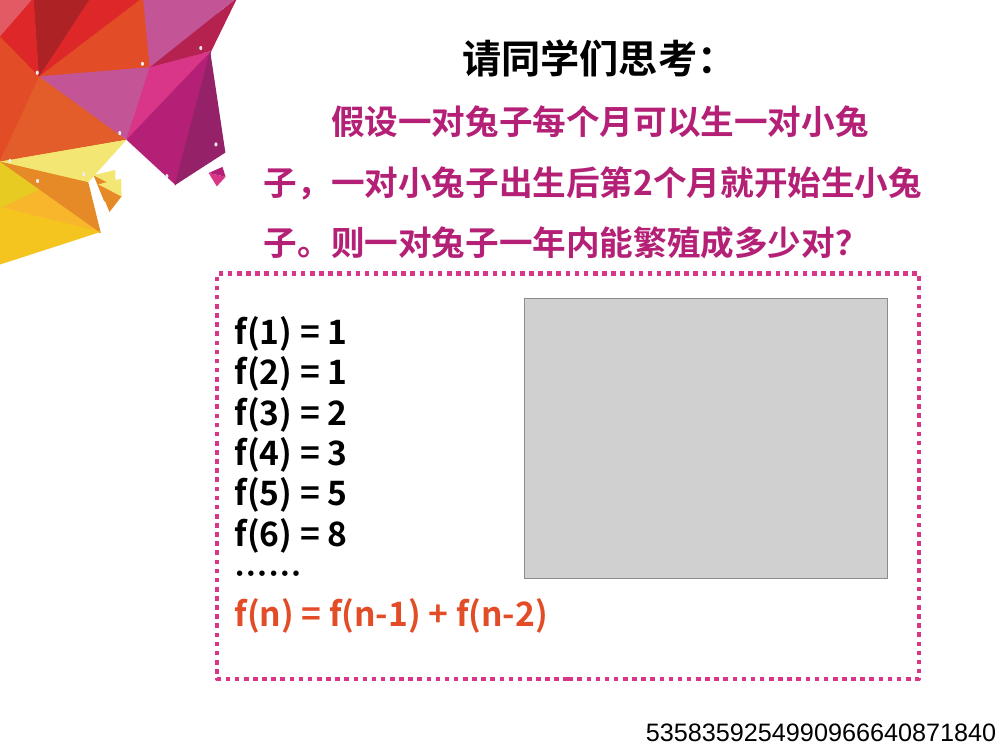
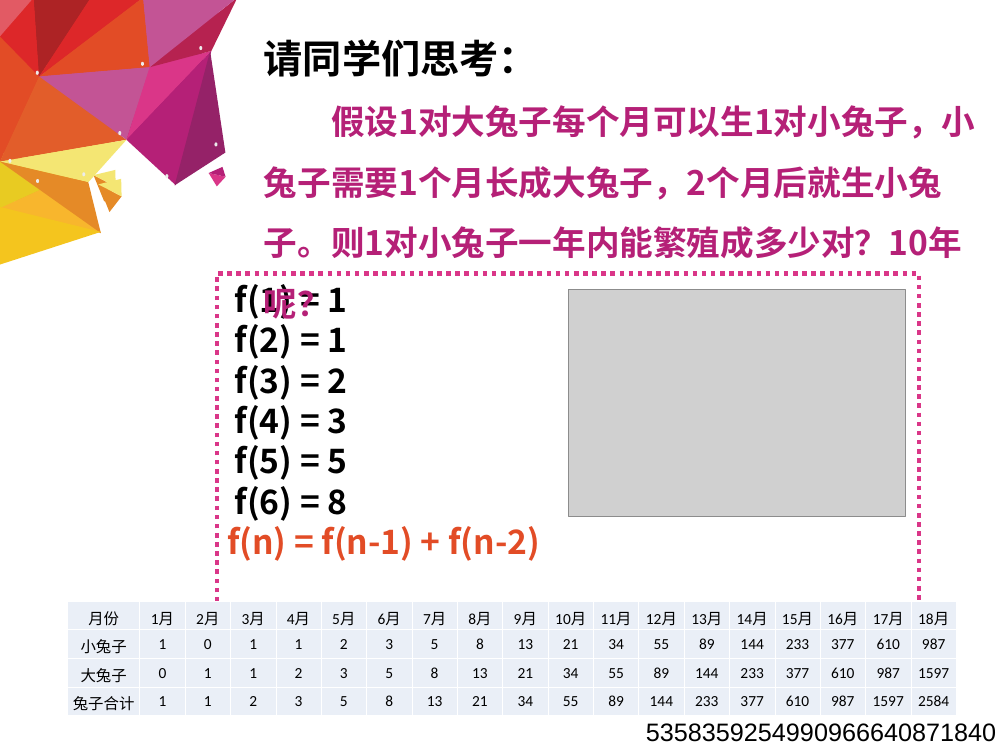
Before and after one commit to hongm32/2020design, a slide deck: slide 2 of 【第07-08课】2.4可以复用的代码/【第07课】2.4可以复用的代码.ppt. Drawn at 1008x756 pixels with LibreOffice and Linux fonts; fonts in the diff are those of the drawing; grey boxes stand for pictures. Boxes give left, top, right and bottom in pixels: in the first picture for what was removed or moved away, otherwise in the second. Text is boxed around its words. In the diff, an @@ line names an element or a change of style, - is before the commit and + after.

```diff
--- a/【第07-08课】2.4可以复用的代码/【第07课】2.4可以复用的代码.ppt
+++ b/【第07-08课】2.4可以复用的代码/【第07课】2.4可以复用的代码.ppt
@@ text at (264, 39, 538, 77): alignment centre to left @@
@@ text at (264, 105, 976, 258): text changed @@
-假设一对兔子每个月可以生一对小兔子，一对小兔子出生后第2个月就开始生小兔子。则一对兔子一年内能繁殖成多少对？
+假设1对大兔子每个月可以生1对小兔子，小兔子需要1个月长成大兔子，2个月后就生小兔子。则1对小兔子一年内能繁殖成多少对？10年呢？
@@ text in rectangle at (217, 274, 918, 607): paragraph removed @@
-……
@@ rectangle "f(1) = 1": place and size @@
-rectangle "f(1) = 1" at (217, 274, 918, 679)
+rectangle "f(1) = 1" at (217, 274, 918, 607)
@@ picture: place and size @@
-picture at (524, 298, 888, 579)
+picture at (569, 289, 905, 516)
@@ table added at (68, 601, 956, 715), 4 rows, 19 columns @@
+月份 | 1月 | 2月 | 3月 | 4月 | 5月 | 6月 | 7月 | 8月 | 9月 | 10月 | 11月 | 12月 | 13月 | 14月 | 15月 | 16月 | 17月 | 18月
+小兔子 | 1 | 0 | 1 | 1 | 2 | 3 | 5 | 8 | 13 | 21 | 34 | 55 | 89 | 144 | 233 | 377 | 610 | 987
+大兔子 | 0 | 1 | 1 | 2 | 3 | 5 | 8 | 13 | 21 | 34 | 55 | 89 | 144 | 233 | 377 | 610 | 987 | 1597
+兔子合计 | 1 | 1 | 2 | 3 | 5 | 8 | 13 | 21 | 34 | 55 | 89 | 144 | 233 | 377 | 610 | 987 | 1597 | 2584
```
Also in this commit, not shown: 3 other files.
